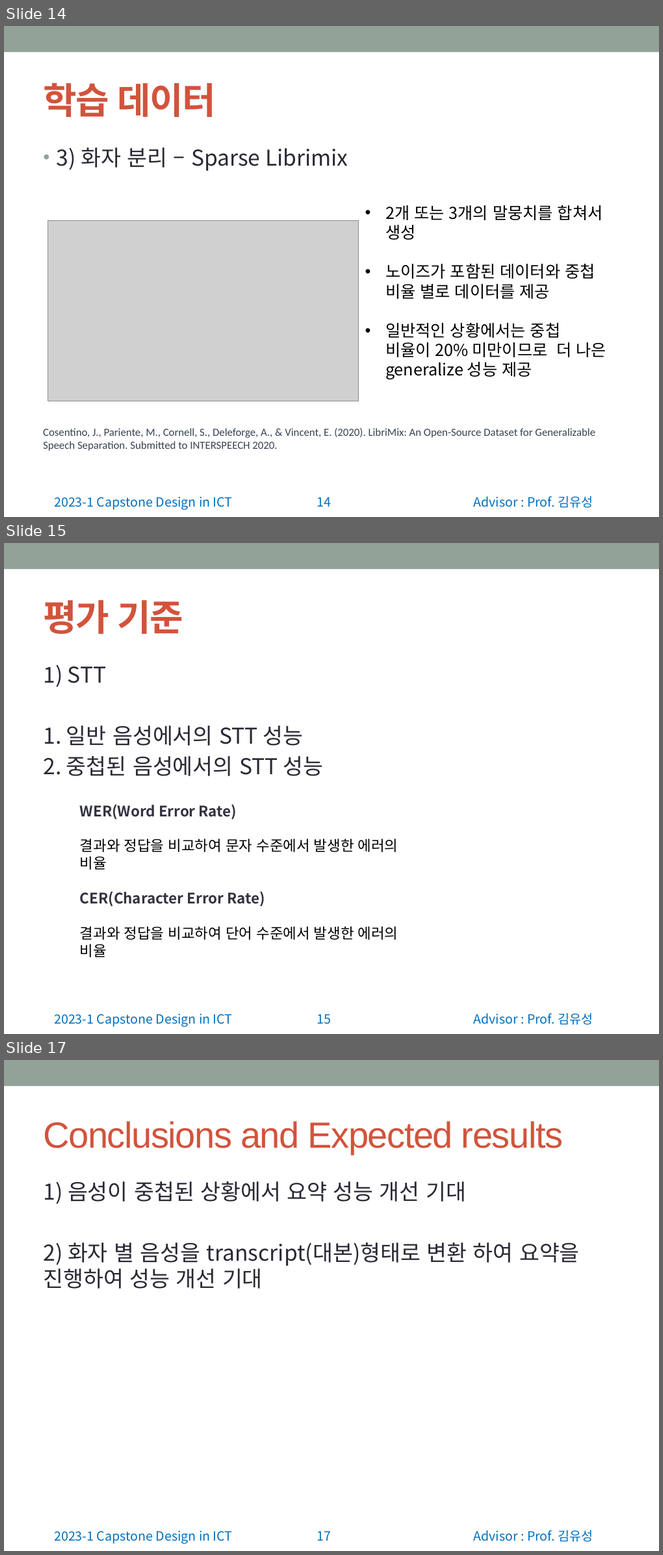
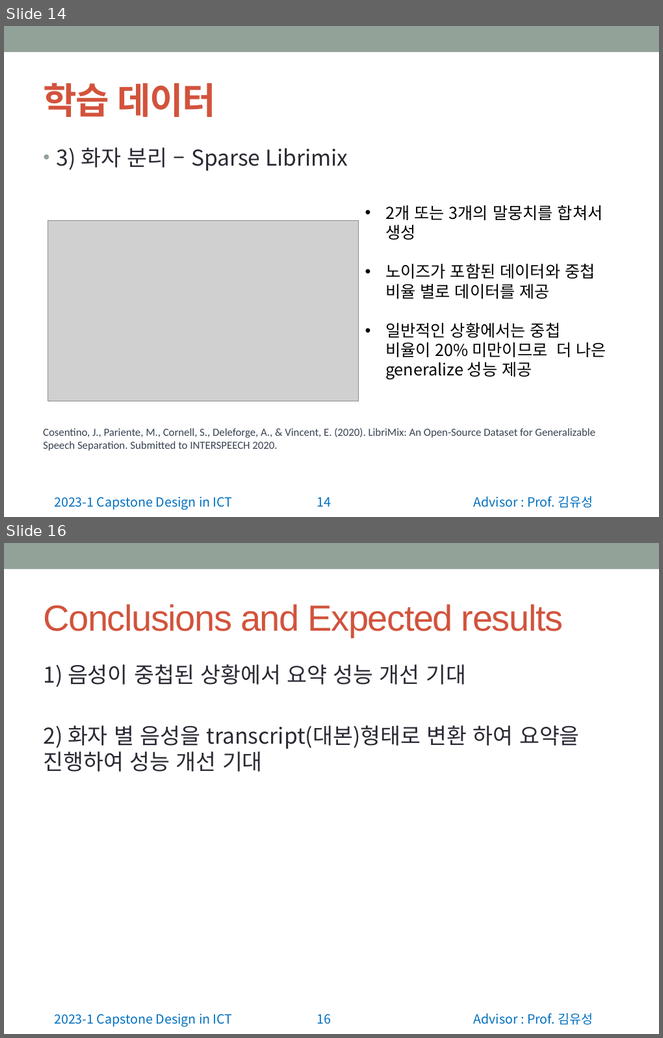
Before and after one commit to wonchul98/audio-to-summary, a slide deck: ppt/0403_2조_주제 발표.pptx. Shown one above the other, each under a label of ours: slides 14, 15 and 17 before the commit, slides 14 and 16 after it; the slides between them are not shown. The pictures are 663x1555 and 663x1038 pixels, drawn with LibreOffice and Linux fonts; fonts in the diff are those of the drawing; grey boxes stand for pictures. Boxes give left, top, right and bottom in pixels: in the first picture for what was removed or moved away, otherwise in the second. Text is boxed around its words. In the diff, an @@ line names an element or a change of style, - is before the commit and + after.

```diff
--- a/ppt/0403_2조_주제 발표.pptx
+++ b/ppt/0403_2조_주제 발표.pptx
@@ slide 15 removed at bbox=[4, 543, 659, 1034], background #FFFFFF; not listed: 4 template elements that a slide beside it also shows @@
@@ title removed at bbox=[43, 600, 184, 634] @@
-평가 기준
@@ text removed at bbox=[43, 665, 323, 776] @@
-1) STT
-1. 일반 음성에서의 STT 성능
-2. 중첩된 음성에서의 STT 성능
@@ text removed at bbox=[80, 804, 399, 958] @@
-WER(Word Error Rate)
-결과와 정답을 비교하여 문자 수준에서 발생한 에러의 비율
-CER(Character Error Rate)
-결과와 정답을 비교하여 단어 수준에서 발생한 에러의 비율
@@ what was slide 17 is now slide 16 @@
@@ page number at bbox=[317, 1014, 331, 1025]: text changed @@
-17
+16
```
Also in this commit, not shown: 1 slide changed.
